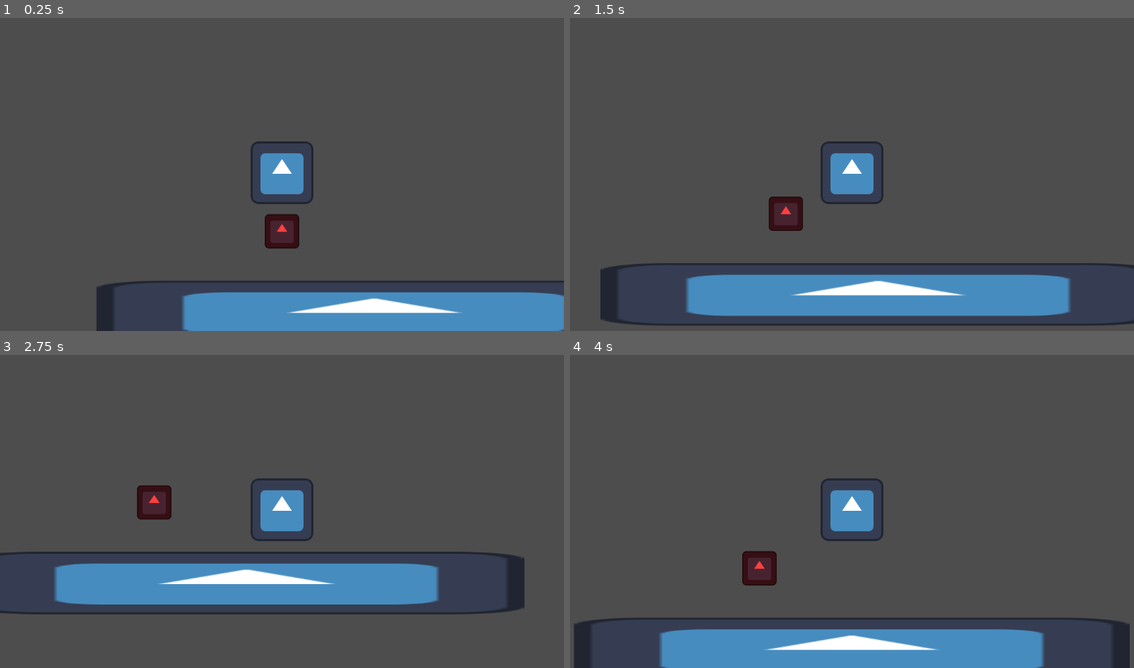
Above: before the commit, frames 1-4 (two rows, left to right).
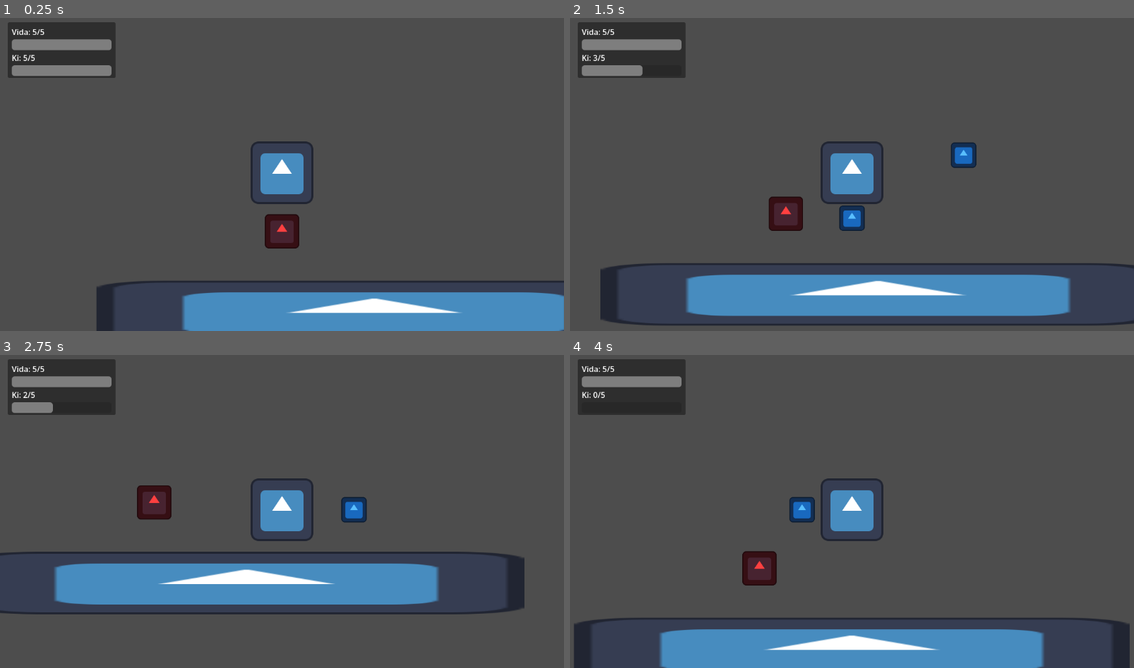
Above: after the commit, the same moments.

Repository: cadiguni/ki-adventure
Game: Godot game, scene res://scenes/main.tscn
Two runs of this game, one before a commit and one after it. Both use one fixed random seed, a clock stepped at 60 frames per second and the inputs below. The engine's default icon, where the game draws it, is replaced by a stand-in: a white triangle on a blue panel in a dark square.
Inputs:
- Up to frame 1 (0.25 s): no input
- Up to frame 2 (1.5 s): tap Enter at 0.5 s; hold Right (ui_right) 0.53-1.28 s; tap Z (attack) at 0.6 s; tap X (ki_blast, bound only after the commit) at 0.8, 1.35 s; hold Down (ui_down) from 1.28 s (still down)
- Up to frame 3 (2.75 s): tap Z (attack) at 1.55, 2.1 s; release Down (ui_down) at 2.03 s; hold Right (ui_right) from 2.03 s (still down); tap X (ki_blast, bound only after the commit) at 2.3 s
- Up to frame 4 (4 s): release Right (ui_right) at 2.78 s; hold Up (ui_up) 2.78-3.53 s; tap X (ki_blast, bound only after the commit) at 2.85, 3.8 s; tap Z (attack) at 3.05, 3.6 s; hold Left (ui_left) from 3.53 s (still down)

The runs differ from the first frame. In frame 1, 3.3% of the frame differs, in the area x 1-21%, y 1-20%; in frame 2, 4.0%, in the area x 1-73%, y 1-69%; in frame 3, 3.6%; in frame 4, 3.7%.

Commit message:
feat: implement player health and ki management with UI updates

Diff:
--- a/project.godot
+++ b/project.godot
@@ -22,7 +22,7 @@
 "events": [Object(InputEventKey,"resource_local_to_scene":false,"resource_name":"","device":-1,"window_id":0,"alt_press …(192 unchanged characters)…
 ]
 }
-"ki attack"={
+ki_blast={
 "deadzone": 0.2,
 "events": [Object(InputEventKey,"resource_local_to_scene":false,"resource_name":"","device":-1,"window_id":0,"alt_press …(192 unchanged characters)…
 ]
--- a/scenes/main.tscn
+++ b/scenes/main.tscn
@@ -1,8 +1,9 @@
-[gd_scene format=3 uid="uid://c5hyu2ksismti"]
+[gd_scene load_steps=5 format=3 uid="uid://c5hyu2ksismti"]
 
 [ext_resource type="PackedScene" uid="uid://d2sf1ks3un5ha" path="res://scenes/player/Player.tscn" id="2_0wfyh"]
 [ext_resource type="Texture2D" uid="uid://c0m2m3ht1x2a3" path="res://icon.svg" id="2_epypp"]
 [ext_resource type="PackedScene" path="res://scenes/enemies/basic_enemy.tscn" id="3_enemy"]
+[ext_resource type="PackedScene" path="res://scenes/ui/player_status_ui.tscn" id="4_status_ui"]
 
 [sub_resource type="RectangleShape2D" id="RectangleShape2D_q6r6c"]
 size = Vector2(1125, 113.5)
@@ -25,3 +26,5 @@
 
 [node name="BasicEnemy" parent="." unique_id=1139103355 instance=ExtResource("3_enemy")]
 position = Vector2(384, 405)
+
+[node name="PlayerStatusUI" parent="." instance=ExtResource("4_status_ui")]
--- a/scenes/player/Player.tscn
+++ b/scenes/player/Player.tscn
@@ -1,7 +1,8 @@
-[gd_scene load_steps=5 format=3 uid="uid://d2sf1ks3un5ha"]
+[gd_scene load_steps=6 format=3 uid="uid://d2sf1ks3un5ha"]
 
 [ext_resource type="Script" path="res://scripts/player/player.gd" id="1_v6fml"]
 [ext_resource type="Texture2D" uid="uid://c0m2m3ht1x2a3" path="res://icon.svg" id="2_3li8b"]
+[ext_resource type="PackedScene" path="res://scenes/projectiles/ki_projectile.tscn" id="2_ltkjv"]
 
 [sub_resource type="RectangleShape2D" id="RectangleShape2D_0hol4"]
 size = Vector2(126, 127)
@@ -13,6 +14,7 @@
 
 [node name="CharacterBody2D" type="CharacterBody2D" parent="." unique_id=1136498247]
 script = ExtResource("1_v6fml")
+ki_projectile_scene = ExtResource("2_ltkjv")
 
 [node name="AnimatedSprite2D" type="Sprite2D" parent="CharacterBody2D" unique_id=411851511]
 texture = ExtResource("2_3li8b")
--- /dev/null
+++ b/scenes/projectiles/ki_projectile.tscn
@@ -0,0 +1,20 @@
+[gd_scene load_steps=4 format=3]
+
+[ext_resource type="Script" path="res://scripts/projectiles/ki_projectile.gd" id="1_projectile_script"]
+[ext_resource type="Texture2D" uid="uid://c0m2m3ht1x2a3" path="res://icon.svg" id="2_icon"]
+
+[sub_resource type="CircleShape2D" id="CircleShape2D_projectile"]
+radius = 18.0
+
+[node name="KiProjectile" type="Area2D"]
+scale = Vector2(0.4, 0.4)
+script = ExtResource("1_projectile_script")
+
+[node name="Sprite2D" type="Sprite2D" parent="."]
+modulate = Color(0.35, 0.75, 1, 1)
+texture = ExtResource("2_icon")
+
+[node name="CollisionShape2D" type="CollisionShape2D" parent="."]
+shape = SubResource("CircleShape2D_projectile")
+
+[connection signal="area_entered" from="." to="." method="_on_area_entered"]
--- /dev/null
+++ b/scenes/ui/player_status_ui.tscn
@@ -0,0 +1,32 @@
+[gd_scene load_steps=2 format=3]
+
+[ext_resource type="Script" path="res://scripts/ui/player_status_ui.gd" id="1_status_script"]
+
+[node name="PlayerStatusUI" type="CanvasLayer"]
+script = ExtResource("1_status_script")
+
+[node name="Panel" type="Panel" parent="."]
+offset_left = 16.0
+offset_top = 16.0
+offset_right = 236.0
+offset_bottom = 130.0
+
+[node name="VBoxContainer" type="VBoxContainer" parent="Panel"]
+offset_left = 8.0
+offset_top = 8.0
+offset_right = 212.0
+offset_bottom = 106.0
+
+[node name="HealthLabel" type="Label" parent="Panel/VBoxContainer"]
+text = "Vida"
+
+[node name="HealthBar" type="ProgressBar" parent="Panel/VBoxContainer"]
+custom_minimum_size = Vector2(200, 22)
+show_percentage = false
+
+[node name="KiLabel" type="Label" parent="Panel/VBoxContainer"]
+text = "Ki"
+
+[node name="KiBar" type="ProgressBar" parent="Panel/VBoxContainer"]
+custom_minimum_size = Vector2(200, 22)
+show_percentage = false
--- a/scripts/player/player.gd
+++ b/scripts/player/player.gd
@@ -1,20 +1,33 @@
 extends CharacterBody2D
 
+signal stats_changed(current_health: int, max_health: int, current_ki: int, max_ki: int)
+
 @export var speed: float = 180.0
+@export var max_health: int = 5
+@export var max_ki: int = 5
 @export var attack_damage: int = 1
 @export var attack_time: float = 0.12
 @export var attack_distance: float = 96.0
+@export var ki_projectile_scene: PackedScene
+@export var ki_spawn_distance: float = 72.0
+@export var ki_blast_cost: int = 1
 
 @onready var attack_area: Area2D = $AttackArea
 @onready var attack_shape: CollisionShape2D = $AttackArea/CollisionShape2D
 
+var current_health: int
+var current_ki: int
 var last_direction: Vector2 = Vector2.DOWN
 var is_attacking: bool = false
 
 
 func _ready() -> void:
+	add_to_group("player")
+	current_health = max_health
+	current_ki = max_ki
 	attack_area.monitoring = false
 	attack_shape.disabled = true
+	emit_stats_changed()
 
 
 func _physics_process(_delta: float) -> void:
@@ -29,6 +42,9 @@
 
 	if Input.is_action_just_pressed("attack"):
 		attack()
+
+	if Input.is_action_just_pressed("ki_blast"):
+		shoot_ki_projectile()
 
 
 func attack() -> void:
@@ -53,3 +69,37 @@
 	attack_area.monitoring = false
 	attack_shape.disabled = true
 	is_attacking = false
+
+
+func shoot_ki_projectile() -> void:
+	if ki_projectile_scene == null:
+		return
+
+	if current_ki < ki_blast_cost:
+		return
+
+	current_ki -= ki_blast_cost
+	emit_stats_changed()
+
+	var projectile := ki_projectile_scene.instantiate()
+	get_tree().current_scene.add_child(projectile)
+	projectile.global_position = global_position + last_direction * ki_spawn_distance
+	projectile.setup(last_direction)
+
+
+func take_damage(amount: int) -> void:
+	current_health = max(current_health - amount, 0)
+	emit_stats_changed()
+
+
+func get_stats() -> Dictionary:
+	return {
+		"current_health": current_health,
+		"max_health": max_health,
+		"current_ki": current_ki,
+		"max_ki": max_ki,
+	}
+
+
+func emit_stats_changed() -> void:
+	stats_changed.emit(current_health, max_health, current_ki, max_ki)
--- /dev/null
+++ b/scripts/projectiles/ki_projectile.gd
@@ -0,0 +1,27 @@
+extends Area2D
+
+@export var speed: float = 360.0
+@export var damage: int = 1
+@export var max_distance: float = 420.0
+
+var direction: Vector2 = Vector2.RIGHT
+var traveled_distance: float = 0.0
+
+
+func setup(new_direction: Vector2) -> void:
+	direction = new_direction.normalized()
+
+
+func _physics_process(delta: float) -> void:
+	var movement := direction * speed * delta
+	position += movement
+	traveled_distance += movement.length()
+
+	if traveled_distance >= max_distance:
+		queue_free()
+
+
+func _on_area_entered(area: Area2D) -> void:
+	if area.has_method("take_damage"):
+		area.take_damage(damage)
+		queue_free()
--- /dev/null
+++ b/scripts/ui/player_status_ui.gd
@@ -0,0 +1,33 @@
+extends CanvasLayer
+
+@onready var health_bar: ProgressBar = $Panel/VBoxContainer/HealthBar
+@onready var ki_bar: ProgressBar = $Panel/VBoxContainer/KiBar
+@onready var health_label: Label = $Panel/VBoxContainer/HealthLabel
+@onready var ki_label: Label = $Panel/VBoxContainer/KiLabel
+
+
+func _ready() -> void:
+	var player := get_tree().get_first_node_in_group("player")
+
+	if player == null:
+		return
+
+	if not player.has_method("get_stats"):
+		return
+
+	player.connect("stats_changed", Callable(self, "update_bars"))
+
+	var stats: Dictionary = player.call("get_stats")
+	update_bars(stats["current_health"], stats["max_health"], stats["current_ki"], stats["max_ki"])
+
+
+func update_bars(current_health: int, max_health: int, current_ki: int, max_ki: int) -> void:
+	health_label.text = "Vida: %d/%d" % [current_health, max_health]
+	health_bar.max_value = max_health
+	health_bar.value = current_health
+	health_bar.tooltip_text = "Vida: %d/%d" % [current_health, max_health]
+
+	ki_label.text = "Ki: %d/%d" % [current_ki, max_ki]
+	ki_bar.max_value = max_ki
+	ki_bar.value = current_ki
+	ki_bar.tooltip_text = "Ki: %d/%d" % [current_ki, max_ki]
Not shown, added: scripts/projectiles/ki_projectile.gd.uid
